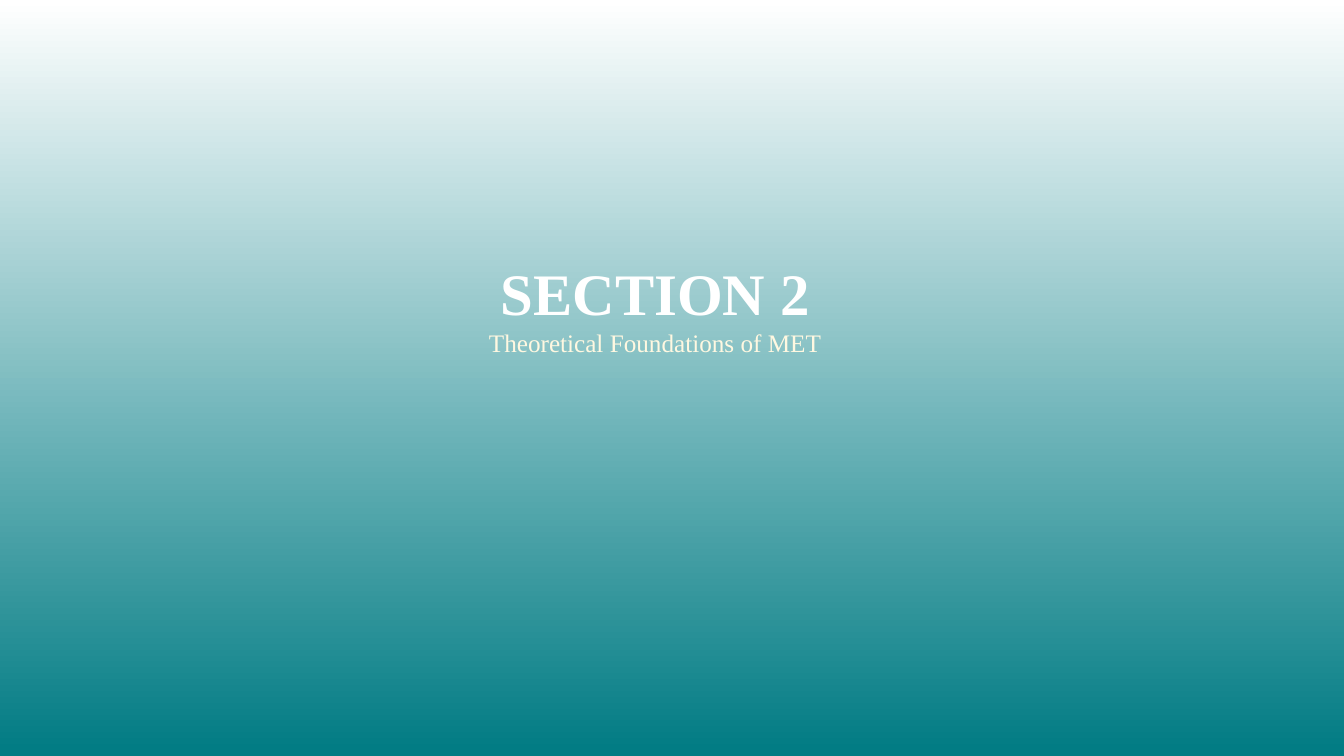
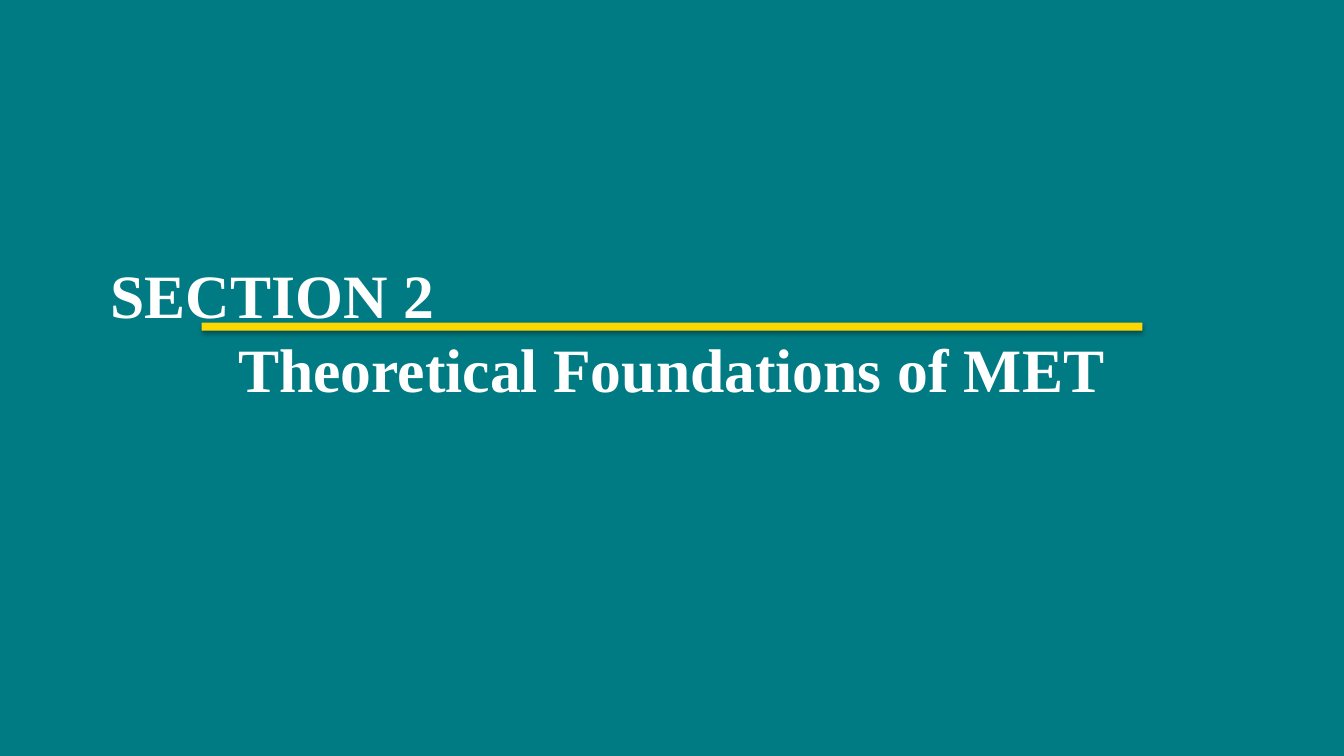
Before and after one commit to tejasdangodra786-byte/Dango-kiro, a slide deck: slide 9 of MET_Comprehensive_Presentation.pptx (slide 7 before the commit). Drawn at 1344x756 pixels with LibreOffice and Linux fonts; fonts in the diff are those of the drawing. Boxes give left, top, right and bottom in pixels: in the first picture for what was removed or moved away, otherwise in the second. Text is boxed around its words. In the diff, an @@ line names an element or a change of style, - is before the commit and + after.

Commit message:
Add MET comprehensive 80-slide presentation (v5)
- Created create_met_v5.py: complete Python script generating 80 slides
- Generated MET_Comprehensive_Presentation.pptx with:
  * 10 color-coded sections
  * Strict layout zones (no overlap)
  * Times New Roman throughout (36pt titles, 14pt content)
  * Widescreen 13.333 x 7.5 inches
  * References on every content slide
  * Clinical dialogue examples, worksheets, case conceptualization
  * Based on MET Manual (Miller et al., 1992) & NIMHANS (2016)

```diff
--- a/MET_Comprehensive_Presentation.pptx
+++ b/MET_Comprehensive_Presentation.pptx
@@ rectangle at box(0, 0, 1344, 756): fill gradient #007B83 to #FFFFFF to #007B83 @@
@@ text at box(111, 277, 1104, 393): text changed; size 18 to 44 pt; text colour #FFF8E1 to #FFFFFF; bold on @@
-SECTION 2
-Theoretical Foundations of MET
+SECTION 2
+Theoretical Foundations of MET
@@ rectangle added at box(202, 323, 1142, 331), fill #FFD700 @@
```
Also in this commit, not shown: 12 other slides changed, 67 slides added, 66 slides removed, 1 other file.
